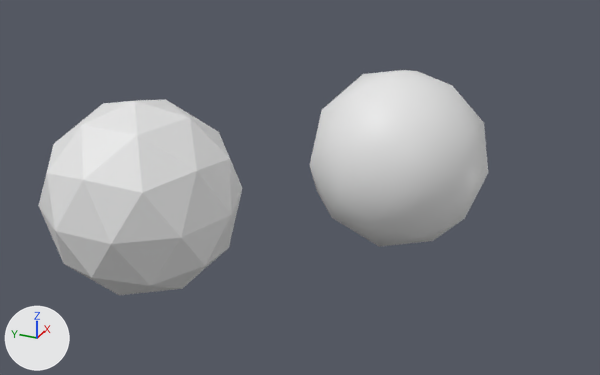
The Blender file dev_helpers/cylinders.blend: old version first, new version second.
The view is the same before and after, from a camera (50 mm lens) standing at (-7.2, -3.5, 4.52) and looking at (0.05, -0.24, 0.89). The axes (+X, +Y, +Z) are drawn at lower left. The lights are the same throughout.

Names of what the first picture shows: 'facteted-icosphere', 'smooth-icosphere'.
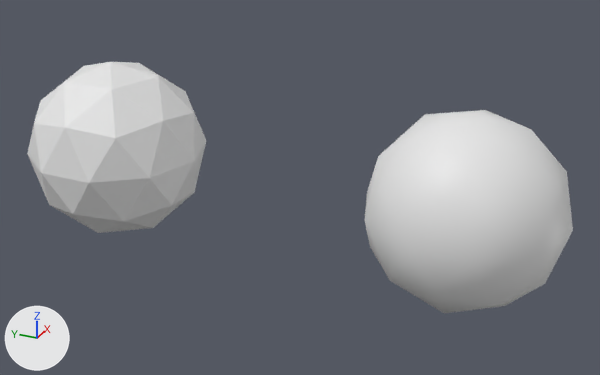
Location of each change, [x1, y1, x2, y2] in pixels of the pictures (600 x 375 px):
'smooth-icosphere', moved
    before: [310, 70, 488, 247]
    after: [365, 110, 573, 313]
'facteted-icosphere', moved
    before: [38, 99, 242, 295]
    after: [27, 62, 206, 233]

Diff of the bpy script that builds the scene:
```diff
--- a/dev_helpers/cylinders.blend.py
+++ b/dev_helpers/cylinders.blend.py
@@ ob_smooth_icosphere @@
 ob_smooth_icosphere = bpy.data.objects.new('smooth-icosphere', me_icosphere_001)
-ob_smooth_icosphere.location = (1.0, -1.0, 1.0)
+ob_smooth_icosphere.location = (0.0, -2.0, 1.0)
@@ ob_facteted_icosphere @@
 ob_facteted_icosphere = bpy.data.objects.new('facteted-icosphere', me_icosphere_002)
-ob_facteted_icosphere.location = (-1.0, 1.0, 1.0)
+ob_facteted_icosphere.location = (0.0, 2.0, 1.0)
```
